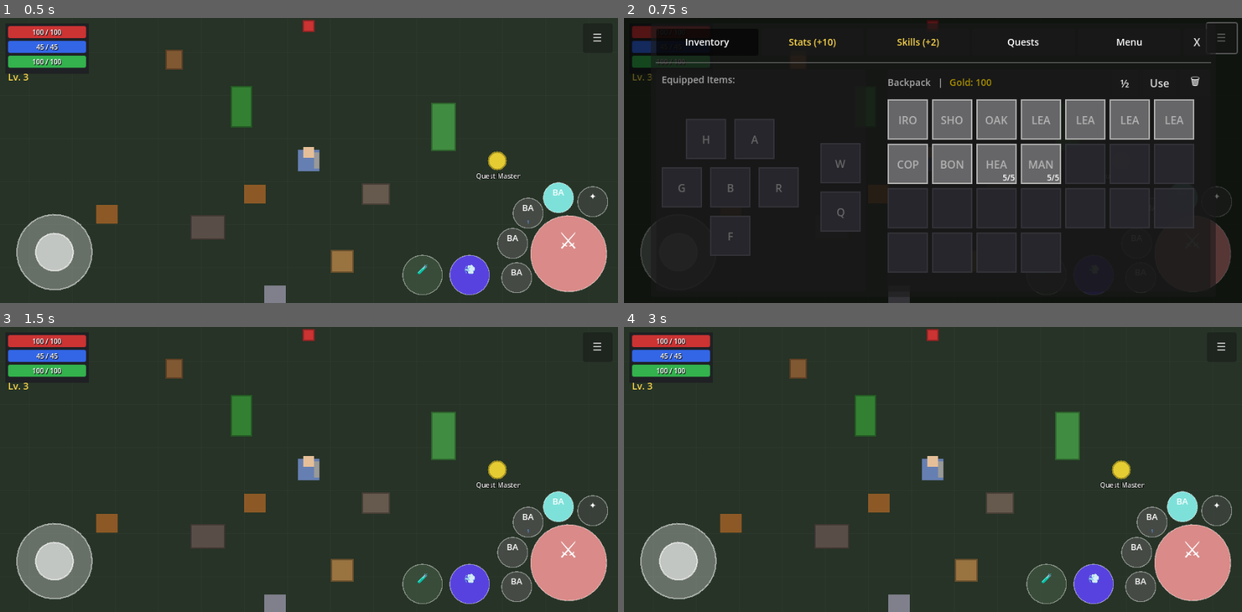
Above: before the commit, frames 1-4 (two rows, left to right).
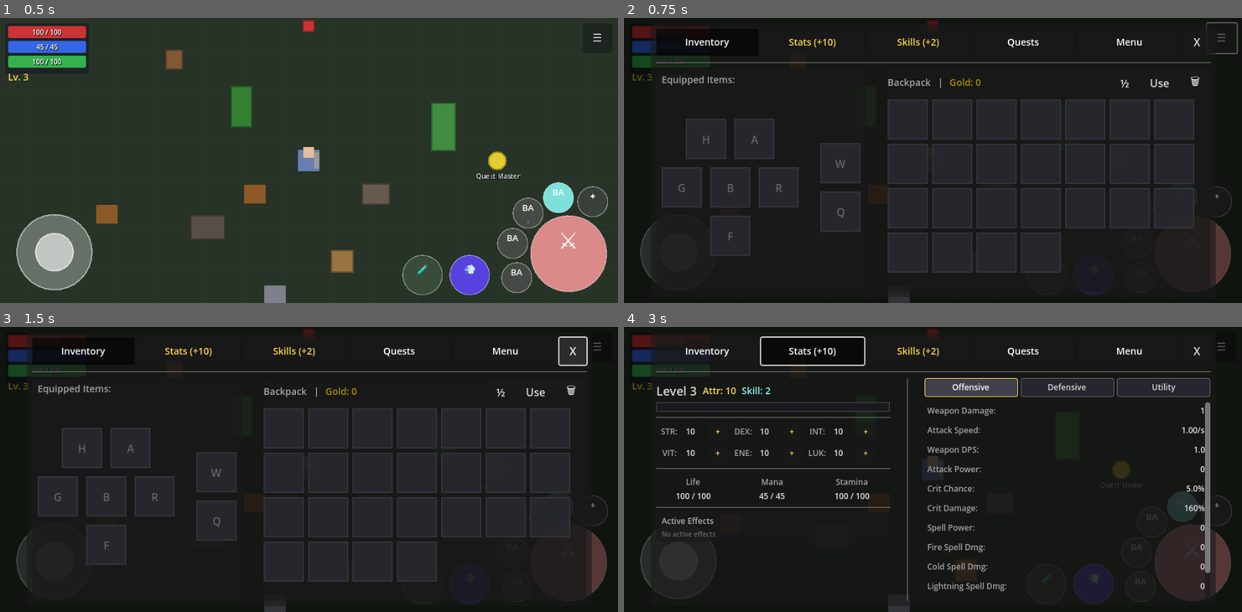
Above: after the commit, the same moments.

Repository: MatousHruska/MobileTestia
Game: Godot game, scene res://scenes/world/test_zone.tscn
Two runs of this game, one before a commit and one after it. Both use one fixed random seed, a clock stepped at 60 frames per second and the inputs below.
Inputs (mouse positions are in pixels of both pictures, inside the frame that each line leads up to):
- Up to frame 1 (0.5 s): no input
- Up to frame 2 (0.75 s): click "☰" at 0.5 s
- Up to frame 3 (1.5 s): click "X" at 1.25 s
- Up to frame 4 (3 s): click (704, 352) at 2 s, where only the run after the commit has a clickable "Inventory"; click (809, 352) at 2.75 s, where only the run after the commit has a clickable "Stats (+10)"

Frame 1 is identical in both runs. In frame 2, 10% of the frame differs, in the area x 42-93%, y 21-59%; in frame 3, 70%; in frame 4, 95%, in the area x 0-100%, y 0-100%.
Error after the commit: Parse Error: Invalid operands to operator *, String and int. (res://autoloads/game_manager.gd:247)

Commit message:
Add comprehensive debug logging for load freeze diagnosis
- Add F9 key handler to dump full game state
- Add debug_full_state() function showing all relevant state
- Add detailed logging to GameManager.set_playing(), close_character_menu(), player setter
- Add detailed logging to CharacterMenu.close_menu(), _on_save_load_slot_selected()
- Track game state, tree pause state, and player validity throughout load flow

Diff:
--- a/autoloads/game_manager.gd
+++ b/autoloads/game_manager.gd
@@ -23,13 +23,22 @@
 ## Player reference
 var player: Node2D = null:
 	set(value):
+		var old_player := player
 		player = value
+		Debug.info("Player", "Player setter called", {
+			"old": old_player.name if old_player and is_instance_valid(old_player) else "null",
+			"new": value.name if value else "null",
+			"current_state": GameState.keys()[current_state],
+			"tree_paused": get_tree().paused
+		})
 		if player:
 			player_spawned.emit(player)
-			Debug.info("Player", "Player reference set", player.name)
 			# Auto-transition to PLAYING when player is ready
 			if current_state == GameState.LOADING:
+				Debug.info("Player", "Auto-transitioning to PLAYING from LOADING")
 				set_playing()
+			else:
+				Debug.warn("Player", "NOT auto-transitioning - state is not LOADING", GameState.keys()[current_state])
 
 ## Game flags
 var is_paused: bool:
@@ -67,10 +76,23 @@
 		game_time += delta * game_time_scale
 
 
+func _input(event: InputEvent) -> void:
+	# Debug: Press F9 to dump game state
+	if event is InputEventKey and event.pressed and event.keycode == KEY_F9:
+		debug_full_state()
+
+
 ## State management
 func set_playing() -> void:
+	Debug.info("System", "set_playing() called", {
+		"from_state": GameState.keys()[current_state],
+		"tree_paused_before": get_tree().paused
+	})
 	current_state = GameState.PLAYING
 	get_tree().paused = false
+	Debug.info("System", "set_playing() complete", {
+		"tree_paused_after": get_tree().paused
+	})
 
 func pause_game() -> void:
 	if current_state != GameState.PLAYING:
@@ -102,11 +124,18 @@
 	Debug.info("UI", "Character menu opened (game paused)")
 
 func close_character_menu() -> void:
+	Debug.info("UI", "close_character_menu() called", {
+		"current_state": GameState.keys()[current_state],
+		"tree_paused": get_tree().paused
+	})
 	if current_state != GameState.CHARACTER_MENU:
+		Debug.warn("UI", "close_character_menu() - state is NOT CHARACTER_MENU, returning early")
 		return
 	current_state = GameState.PLAYING
 	get_tree().paused = false
-	Debug.info("UI", "Character menu closed (game resumed)")
+	Debug.info("UI", "Character menu closed (game resumed)", {
+		"tree_paused_after": get_tree().paused
+	})
 
 func start_dialogue() -> void:
 	if current_state != GameState.PLAYING:
@@ -211,3 +240,32 @@
 		"player_valid": is_player_valid(),
 		"game_time": game_time,
 	})
+
+
+func debug_full_state() -> void:
+	## Print comprehensive debug state - call this to diagnose issues
+	print("=" * 60)
+	print("=== GAME STATE DEBUG ===")
+	print("=" * 60)
+	print("GameManager.current_state: ", GameState.keys()[current_state])
+	print("get_tree().paused: ", get_tree().paused)
+	print("can_player_move: ", can_player_move)
+	print("can_player_attack: ", can_player_attack)
+	print("player valid: ", is_player_valid())
+	print("player ref: ", player)
+	print("current_zone: ", current_zone)
+	print("spawn_point_id: ", spawn_point_id)
+
+	# Check UIManager state
+	if UIManager:
+		print("UIManager.is_character_menu_open(): ", UIManager.is_character_menu_open())
+		print("UIManager.is_any_menu_open(): ", UIManager.is_any_menu_open())
+
+	print("=" * 60)
+
+	Debug.info("System", "DEBUG STATE DUMP", {
+		"state": GameState.keys()[current_state],
+		"tree_paused": get_tree().paused,
+		"can_move": can_player_move,
+		"player_valid": is_player_valid()
+	})
--- a/scripts/ui/menu/character_menu.gd
+++ b/scripts/ui/menu/character_menu.gd
@@ -458,16 +458,24 @@
 
 func _on_save_load_slot_selected(slot: int) -> void:
 	## Handle save/load completion
-	Debug.info("UI", "Save/Load slot selected", slot)
+	Debug.info("UI", "_on_save_load_slot_selected() called", {
+		"slot": slot,
+		"game_state": Game.GameState.keys()[Game.current_state],
+		"tree_paused": get_tree().paused
+	})
 
 	# Check mode BEFORE hiding panel (which sets reference to null)
 	var was_loading := _save_load_panel and _save_load_panel.mode == SaveLoadPanel.Mode.LOAD
+	Debug.info("UI", "was_loading check", was_loading)
 
 	_hide_save_load_panel()
 
 	# If loaded, close the menu to return to gameplay
 	if was_loading:
+		Debug.info("UI", "Calling close_menu() because was_loading=true")
 		close_menu()
+	else:
+		Debug.info("UI", "NOT calling close_menu() because was_loading=false")
 
 
 func _on_save_load_cancelled() -> void:
@@ -509,7 +517,14 @@
 
 
 func close_menu() -> void:
+	Debug.info("UI", "CharacterMenu.close_menu() called", {
+		"is_open": is_open,
+		"game_state": Game.GameState.keys()[Game.current_state],
+		"tree_paused": get_tree().paused
+	})
+
 	if not is_open:
+		Debug.warn("UI", "close_menu() - is_open is false, returning early")
 		return
 
 	is_open = false
@@ -521,13 +536,24 @@
 
 	# Resume game - use direct unpause in case state has changed during load
 	if Game.current_state == Game.GameState.CHARACTER_MENU:
+		Debug.info("UI", "close_menu() - calling Game.close_character_menu()")
 		Game.close_character_menu()
 	else:
 		# State already changed (e.g., during load), just ensure tree is unpaused
+		Debug.warn("UI", "close_menu() - state is not CHARACTER_MENU, directly unpausing", {
+			"state": Game.GameState.keys()[Game.current_state],
+			"tree_paused_before": get_tree().paused
+		})
 		get_tree().paused = false
+		Debug.info("UI", "close_menu() - tree unpaused directly", {
+			"tree_paused_after": get_tree().paused
+		})
 
 	menu_closed.emit()
-	Debug.info("UI", "Character menu closed")
+	Debug.info("UI", "Character menu closed", {
+		"final_tree_paused": get_tree().paused,
+		"final_game_state": Game.GameState.keys()[Game.current_state]
+	})
 
 
 func toggle_menu() -> void:
